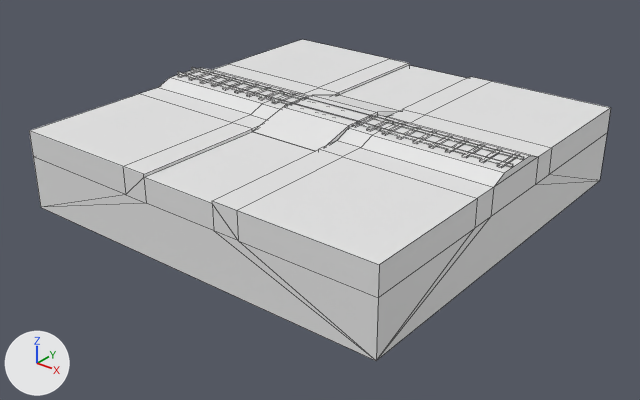
The FBX model Mystics Project/Assets/polyperfect/Low Poly Ultimate Pack/T/- Meshes_T/Terrains_T/Tiles_T/tile-rail-road-crossing.fbx as it was, and as the next commit left it.
The view is the same before and after, from a 50 mm camera at (37.3, -47.7, 22.8) aimed at (0.4, -1.6, -5.8). The lights are fixed; the arrows at lower left show +X, +Y and +Z. Mesh edges are drawn as thin lines. Where no turn or scale is listed for an object, it has been applied to the vertices.

The scene before the commit, as lines of its bpy script (objects in view):
```python
mat_lowpoly_colors = principled_material('LOWPOLY-COLORS')
mat_lowpoly_colors.base_color = (0.8, 0.8, 0.8)  # white #e7e7e7
mat_lowpoly_colors.roughness = 0.553
me_tile_rail_road_crossing = bpy.data.meshes.new('tile-rail-road-crossing')
me_tile_rail_road_crossing.from_pydata(...)  # 304 vertices, 235 faces; spans x -15.0..15.0, y -15.0..15.0, z -6.0..0.7
me_tile_rail_road_crossing.materials.append(mat_lowpoly_colors)  # white #e7e7e7
ob_tile_rail_road_crossing = bpy.data.objects.new('tile-rail-road-crossing', me_tile_rail_road_crossing)
ob_tile_rail_road_crossing.location = (0.0, 0.0, 0.0)
```
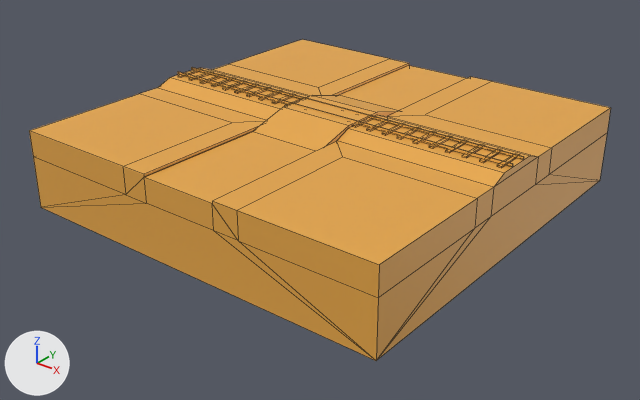
Where the newer file only moved an object's origin or applied its transform, the numbers keep the older frame.

The change in detail:
Material 'LOWPOLY-COLORS' (mat_lowpoly_colors) changes colour from white #e7e7e7 to orange #e7a747; in linear values from (0.8, 0.8, 0.8) to (0.8, 0.388, 0.0631).
me_tile_rail_road_crossing is used by ob_tile_rail_road_crossing; location (0.0, 0.0, 0.0).
me_tile_rail_road_crossing had 304 vertices, 235 faces and spanned x -15.0..15.0, y -15.0..15.0, z -6.0..0.7.
me_tile_rail_road_crossing now has 252 vertices, 185 faces and spans x -15.0..15.0, y -15.0..15.0, z -6.0..0.7.
Part 1, on me_tile_rail_road_crossing:
40 vertices are removed from x -5.0..5.0, y -5.0..5.0, z -0.2..0.7.
68 faces are deleted.
4 vertices are added at (3.0, 3.0, -0.2), (-3.0, -3.0, -0.2), (3.0, -3.0, -0.2), (-3.0, 3.0, -0.2).
28 new faces join them.

What differs and where, as boxes [x1, y1, x2, y2] in the pictures (640 x 400 px):
'tile-rail-road-crossing', recoloured, reshaped (white to orange)
    both: [29, 39, 611, 361]
part 1 of me_tile_rail_road_crossing, cut back
    both: [123, 59, 551, 210]
